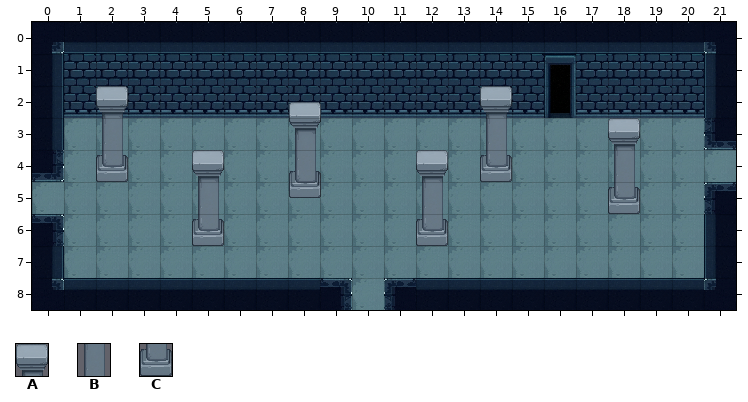
Tiled map: assets/map/corridor.tmx. The picture above was drawn from the file before the commit.
Cells are 32x32 px. Shown: x 0..21, y 0..8.
Key: from "stone": A 2, B 10, C 18.
_ is an empty cell.
Objects are placed by their top-left corner, in cells (3,4 is the top-left corner of cell 3,4); size is 1x1 cell unless given.
Layers that did not change in this view are not listed.
Objects on layer "Pillars" before:
A at 14,2
A at 2,2
A at 8,2.5
A at 18,3
B at 14,3
B at 2,3
B at 8,3.5
B at 18,4
C at 14,4
A at 12,4
A at 5,4
C at 2,4
C at 8,4.5
C at 18,5
B at 12,5
B at 5,5
C at 12,6
C at 5,6
And afterwards:
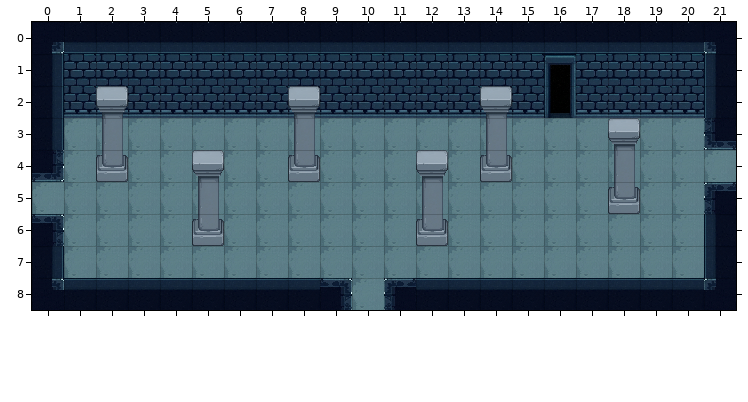
Tiles of an added or newly shown layer are drawn over the layers below it.
Difference:
Layer "Pillars" (added):
Tile A is added in row 2 at x 8.
Tile B is added in row 3 at x 8.
Tile C is added in row 4 at x 8.
Layer "Pillars" (removed):
Object A at 8,2.5 is removed.
Object B at 8,3.5 is removed.
Object C at 8,4.5 is removed.
Pixel boxes of the changes (left, top, right, bottom) in both pictures:
changed: (288, 86, 321, 198)
